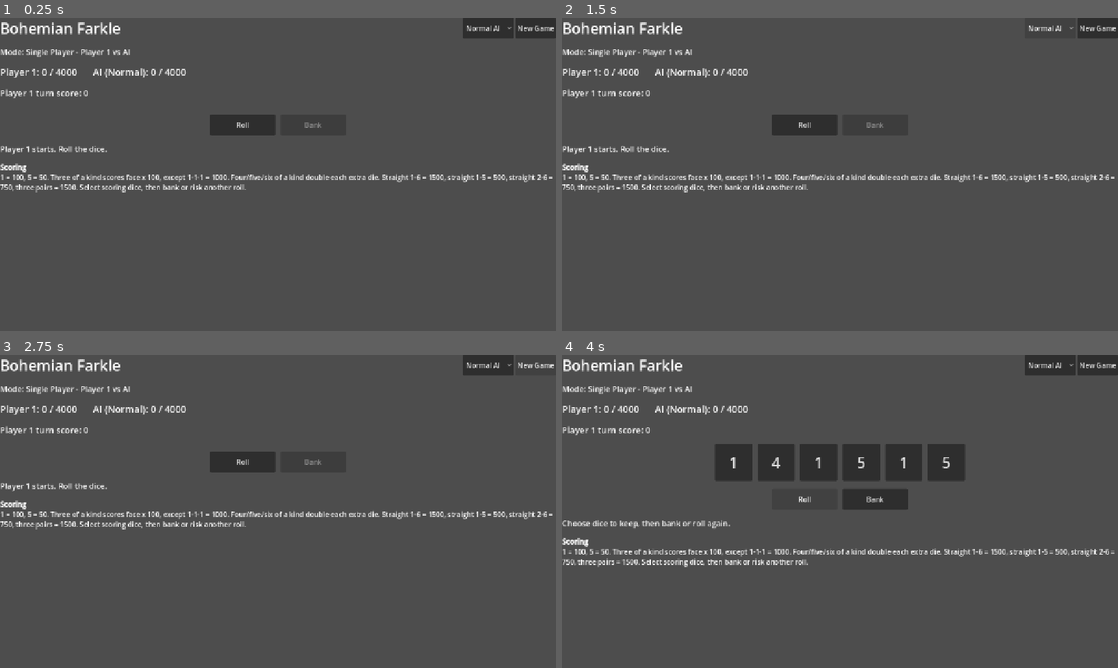
Above: before the commit, frames 1-4 (two rows, left to right).
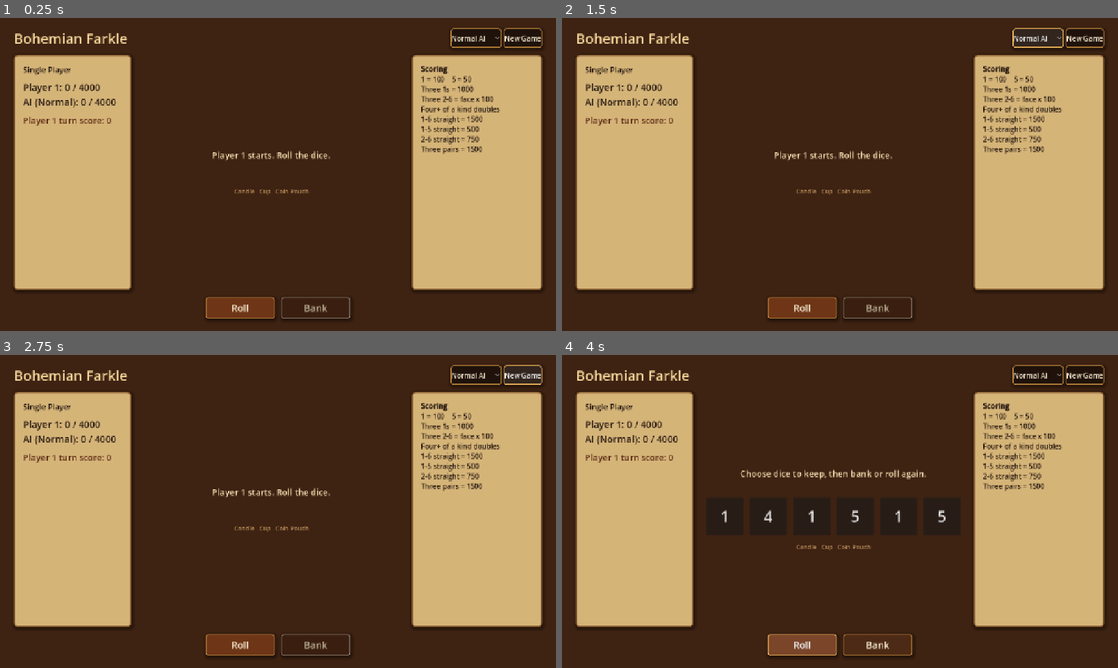
Above: after the commit, the same moments.

Repository: YGY-Sun/bohemian-farkle
Game: Godot game, scene res://scenes/Main.tscn
Two runs of this game, one before a commit and one after it. Both use one fixed random seed, a clock stepped at 60 frames per second and the inputs below.
Inputs:
- Up to frame 1 (0.25 s): no input
- Up to frame 2 (1.5 s): click "Normal AI" at 0.5 s; click "Normal AI" at 1.25 s
- Up to frame 3 (2.75 s): click "New Game" at 2 s
- Up to frame 4 (4 s): click "New Game" at 2.75 s; click "Roll" at 3.5 s

The runs differ from the first frame. In frame 1, 100% of the frame differs, in the area x 0-100%, y 0-100%; in frame 2, 100%; in frame 3, 100%; in frame 4, 100%.

Commit message:
Rebuild static tavern layout

Diff:
--- a/scripts/Main.gd
+++ b/scripts/Main.gd
@@ -53,21 +53,55 @@
 
 
 func _build_ui() -> void:
+	var table := ColorRect.new()
+	table.name = "TavernTable"
+	table.color = TABLE_MID
+	table.set_anchors_preset(Control.PRESET_FULL_RECT)
+	add_child(table)
+
+	var vignette := ColorRect.new()
+	vignette.name = "TableVignette"
+	vignette.color = Color(0, 0, 0, 0.18)
+	vignette.set_anchors_preset(Control.PRESET_FULL_RECT)
+	add_child(vignette)
+
+	var safe := MarginContainer.new()
+	safe.set_anchors_preset(Control.PRESET_FULL_RECT)
+	safe.add_theme_constant_override("margin_left", 32)
+	safe.add_theme_constant_override("margin_top", 24)
+	safe.add_theme_constant_override("margin_right", 32)
+	safe.add_theme_constant_override("margin_bottom", 28)
+	add_child(safe)
+
 	var root := VBoxContainer.new()
-	root.set_anchors_preset(Control.PRESET_FULL_RECT)
-	root.add_theme_constant_override("separation", 18)
+	root.add_theme_constant_override("separation", 16)
 	root.size_flags_horizontal = Control.SIZE_EXPAND_FILL
 	root.size_flags_vertical = Control.SIZE_EXPAND_FILL
-	root.add_theme_constant_override("margin_left", 36)
-	add_child(root)
-
+	safe.add_child(root)
+
+	root.add_child(_build_header())
+
+	var table_row := HBoxContainer.new()
+	table_row.add_theme_constant_override("separation", 24)
+	table_row.size_flags_horizontal = Control.SIZE_EXPAND_FILL
+	table_row.size_flags_vertical = Control.SIZE_EXPAND_FILL
+	root.add_child(table_row)
+
+	table_row.add_child(_build_score_panel())
+	table_row.add_child(_build_dice_table())
+	table_row.add_child(_build_rules_panel())
+
+	root.add_child(_build_action_row())
+
+
+func _build_header() -> Control:
 	var header := HBoxContainer.new()
 	header.size_flags_horizontal = Control.SIZE_EXPAND_FILL
-	root.add_child(header)
 
 	title_label = Label.new()
 	title_label.text = "Bohemian Farkle"
-	title_label.add_theme_font_size_override("font_size", 34)
+	title_label.add_theme_color_override("font_color", Color("#f6d89a"))
+	title_label.add_theme_font_size_override("font_size", 32)
 	title_label.size_flags_horizontal = Control.SIZE_EXPAND_FILL
 	header.add_child(title_label)
 
@@ -77,60 +111,132 @@
 	difficulty_option.add_item("Hard AI", AiDifficulty.HARD)
 	difficulty_option.selected = AiDifficulty.NORMAL
 	difficulty_option.item_selected.connect(_on_difficulty_selected)
+	_style_button(difficulty_option, TABLE_DARK, BRASS, 16)
 	header.add_child(difficulty_option)
 
 	new_game_button = Button.new()
 	new_game_button.text = "New Game"
 	new_game_button.pressed.connect(_new_game)
+	_style_button(new_game_button, TABLE_DARK, BRASS, 16)
 	header.add_child(new_game_button)
 
+	return header
+
+
+func _build_score_panel() -> Control:
+	var panel := PanelContainer.new()
+	panel.custom_minimum_size = Vector2(270, 0)
+	panel.size_flags_vertical = Control.SIZE_EXPAND_FILL
+	panel.add_theme_stylebox_override("panel", _make_style(PARCHMENT, PARCHMENT_DARK, 3, 8))
+
+	var margin := MarginContainer.new()
+	margin.add_theme_constant_override("margin_left", 18)
+	margin.add_theme_constant_override("margin_top", 18)
+	margin.add_theme_constant_override("margin_right", 18)
+	margin.add_theme_constant_override("margin_bottom", 18)
+	panel.add_child(margin)
+
+	var content := VBoxContainer.new()
+	content.add_theme_constant_override("separation", 12)
+	margin.add_child(content)
+
 	mode_label = Label.new()
-	mode_label.text = "Mode: Single Player - Player 1 vs AI"
+	mode_label.text = "Single Player"
+	mode_label.add_theme_color_override("font_color", INK)
 	mode_label.add_theme_font_size_override("font_size", 18)
-	root.add_child(mode_label)
+	content.add_child(mode_label)
 
 	score_label = Label.new()
+	score_label.add_theme_color_override("font_color", INK)
 	score_label.add_theme_font_size_override("font_size", 22)
-	root.add_child(score_label)
+	score_label.autowrap_mode = TextServer.AUTOWRAP_WORD_SMART
+	content.add_child(score_label)
 
 	turn_label = Label.new()
+	turn_label.add_theme_color_override("font_color", Color("#5a2812"))
 	turn_label.add_theme_font_size_override("font_size", 20)
-	root.add_child(turn_label)
+	turn_label.autowrap_mode = TextServer.AUTOWRAP_WORD_SMART
+	content.add_child(turn_label)
+
+	return panel
+
+
+func _build_rules_panel() -> Control:
+	var panel := PanelContainer.new()
+	panel.custom_minimum_size = Vector2(300, 0)
+	panel.size_flags_vertical = Control.SIZE_EXPAND_FILL
+	panel.add_theme_stylebox_override("panel", _make_style(PARCHMENT, PARCHMENT_DARK, 3, 8))
+
+	var margin := MarginContainer.new()
+	margin.add_theme_constant_override("margin_left", 18)
+	margin.add_theme_constant_override("margin_top", 18)
+	margin.add_theme_constant_override("margin_right", 18)
+	margin.add_theme_constant_override("margin_bottom", 18)
+	panel.add_child(margin)
+
+	rule_label = RichTextLabel.new()
+	rule_label.bbcode_enabled = true
+	rule_label.fit_content = false
+	rule_label.scroll_active = false
+	rule_label.size_flags_horizontal = Control.SIZE_EXPAND_FILL
+	rule_label.size_flags_vertical = Control.SIZE_EXPAND_FILL
+	rule_label.add_theme_color_override("default_color", INK)
+	rule_label.text = "[b]Scoring[/b]\n1 = 100    5 = 50\nThree 1s = 1000\nThree 2-6 = face x 100\nFour+ of a kind doubles\n1-6 straight = 1500\n1-5 straight = 500\n2-6 straight = 750\nThree pairs = 1500"
+	margin.add_child(rule_label)
+
+	return panel
+
+
+func _build_dice_table() -> Control:
+	var area := VBoxContainer.new()
+	area.size_flags_horizontal = Control.SIZE_EXPAND_FILL
+	area.size_flags_vertical = Control.SIZE_EXPAND_FILL
+	area.alignment = BoxContainer.ALIGNMENT_CENTER
+	area.add_theme_constant_override("separation", 18)
+
+	status_label = Label.new()
+	status_label.horizontal_alignment = HORIZONTAL_ALIGNMENT_CENTER
+	status_label.autowrap_mode = TextServer.AUTOWRAP_WORD_SMART
+	status_label.add_theme_color_override("font_color", Color("#f3dfb0"))
+	status_label.add_theme_font_size_override("font_size", 20)
+	status_label.custom_minimum_size = Vector2(360, 52)
+	area.add_child(status_label)
 
 	dice_box = HBoxContainer.new()
-	dice_box.add_theme_constant_override("separation", 12)
+	dice_box.add_theme_constant_override("separation", 14)
 	dice_box.size_flags_horizontal = Control.SIZE_SHRINK_CENTER
-	root.add_child(dice_box)
-
+	area.add_child(dice_box)
+
+	var props := Label.new()
+	props.text = "Candle   Cup   Coin Pouch"
+	props.horizontal_alignment = HORIZONTAL_ALIGNMENT_CENTER
+	props.add_theme_color_override("font_color", Color("#b98f5a"))
+	props.add_theme_font_size_override("font_size", 14)
+	area.add_child(props)
+
+	return area
+
+
+func _build_action_row() -> Control:
 	var actions := HBoxContainer.new()
-	actions.add_theme_constant_override("separation", 12)
-	actions.size_flags_horizontal = Control.SIZE_SHRINK_CENTER
-	root.add_child(actions)
+	actions.alignment = BoxContainer.ALIGNMENT_CENTER
+	actions.add_theme_constant_override("separation", 14)
 
 	roll_button = Button.new()
 	roll_button.text = "Roll"
-	roll_button.custom_minimum_size = Vector2(150, 48)
+	roll_button.custom_minimum_size = Vector2(160, 50)
 	roll_button.pressed.connect(_on_roll_pressed)
+	_style_button(roll_button, Color("#6e3517"), BRASS, 22)
 	actions.add_child(roll_button)
 
 	bank_button = Button.new()
 	bank_button.text = "Bank"
-	bank_button.custom_minimum_size = Vector2(150, 48)
+	bank_button.custom_minimum_size = Vector2(160, 50)
 	bank_button.pressed.connect(_on_bank_pressed)
+	_style_button(bank_button, Color("#4d2a15"), BRASS, 22)
 	actions.add_child(bank_button)
 
-	status_label = Label.new()
-	status_label.autowrap_mode = TextServer.AUTOWRAP_WORD_SMART
-	status_label.add_theme_font_size_override("font_size", 18)
-	root.add_child(status_label)
-
-	rule_label = RichTextLabel.new()
-	rule_label.bbcode_enabled = true
-	rule_label.fit_content = true
-	rule_label.scroll_active = false
-	rule_label.size_flags_horizontal = Control.SIZE_EXPAND_FILL
-	rule_label.text = "[b]Scoring[/b]\n1 = 100, 5 = 50. Three of a kind scores face x 100, except 1-1-1 = 1000. Four/five/six of a kind double each extra die. Straight 1-6 = 1500, straight 1-5 = 500, straight 2-6 = 750, three pairs = 1500. Select scoring dice, then bank or risk another roll."
-	root.add_child(rule_label)
+	return actions
 
 
 func _make_style(fill: Color, border: Color, border_width := 0, radius := PANEL_RADIUS) -> StyleBoxFlat:
